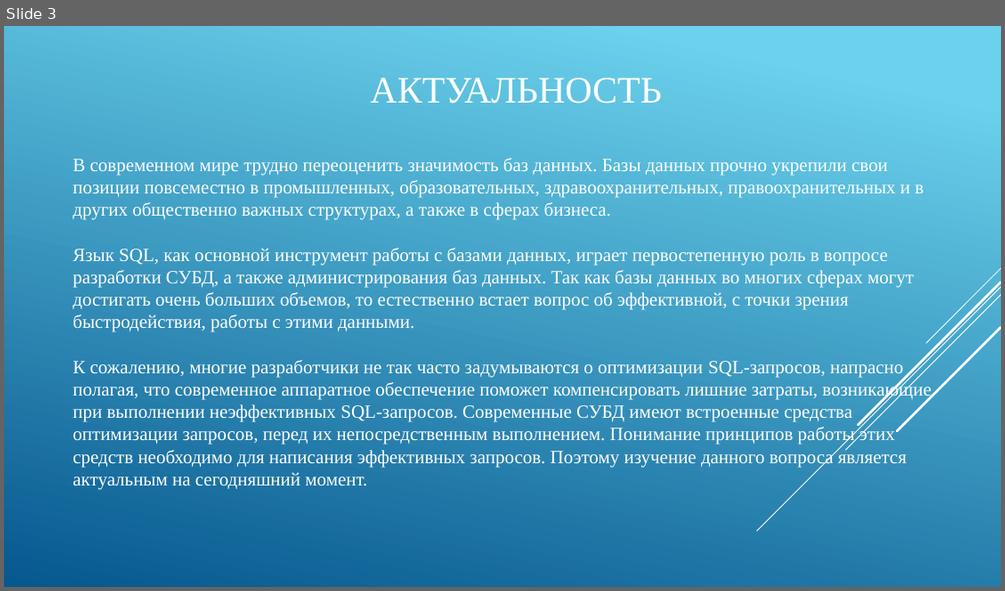
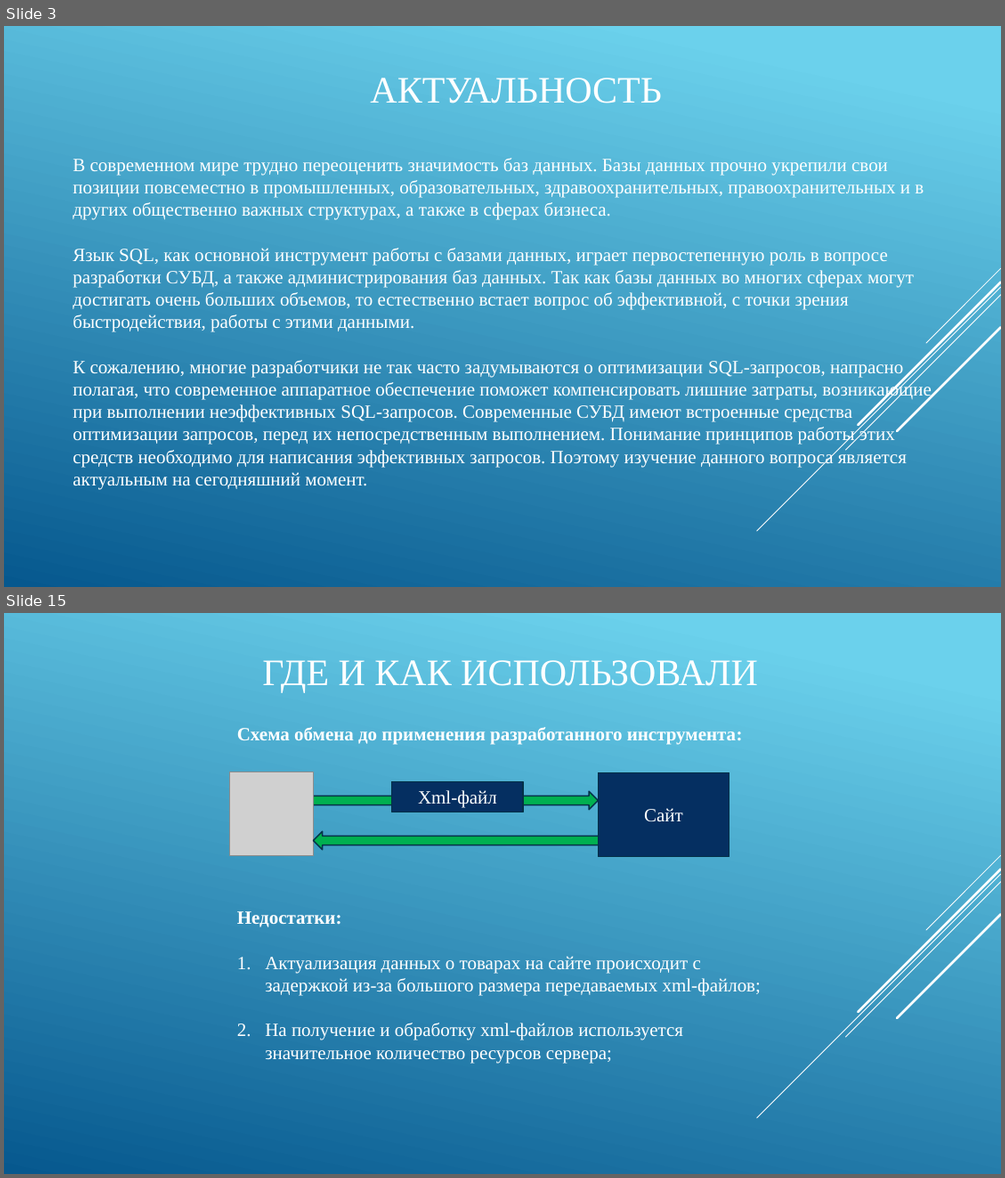
Before and after one commit to IgorTyutyunov/-, a slide deck: ВКР_5.pptx. Shown one above the other, each under a label of ours: slide 3 before the commit, slides 3 and 15 after it; the slides between them are not shown. The pictures are 1005x591 and 1005x1178 pixels, drawn with LibreOffice and Linux fonts; fonts in the diff are those of the drawing; grey boxes stand for pictures. Boxes give left, top, right and bottom in pixels: in the first picture for what was removed or moved away, otherwise in the second. Text is boxed around its words. In the diff, an @@ line names an element or a change of style, - is before the commit and + after.

```diff
--- a/ВКР_5.pptx
+++ b/ВКР_5.pptx
@@ slide 15 added at (x1=4, y1=613, x2=1001, y2=1174), background gradient #6ED2EB to #06588E; not listed: 5 template elements that a slide beside it also shows @@
@@ title added at (x1=262, y1=660, x2=758, y2=692), 36 pt, text #FFFFFF @@
+ГДЕ И КАК ИСПОЛЬЗОВАЛИ
@@ text added at (x1=237, y1=727, x2=743, y2=745), 18 pt, text #FFFFFF, bold @@
+Схема обмена до применения разработанного инструмента:
@@ picture added at (x1=230, y1=771, x2=314, y2=855) @@
@@ right arrow added at (x1=293, y1=791, x2=598, y2=809), fill #00B050, outline #043148 1.25 pt @@
@@ rectangle added at (x1=392, y1=781, x2=524, y2=811), fill #052F61, outline #043148 1.25 pt, 18 pt, text #FFFFFF @@
+Xml-файл
@@ rectangle added at (x1=598, y1=773, x2=729, y2=857), fill #052F61, outline #043148 1.25 pt, 18 pt, text #FFFFFF @@
+Сайт
@@ right arrow added at (x1=314, y1=831, x2=618, y2=850), fill #00B050, outline #043148 1.25 pt @@
@@ text added at (x1=237, y1=911, x2=760, y2=1062), 18 pt, text #FFFFFF @@
+Недостатки:
+1. Актуализация данных о товарах на сайте происходит с задержкой из-за большого размера передаваемых xml-файлов;
+2. На получение и обработку xml-файлов используется значительное количество ресурсов сервера;
```
Also in this commit, not shown: 6 slides changed, 10 other slides added, 10 slides removed, 1 other file.
